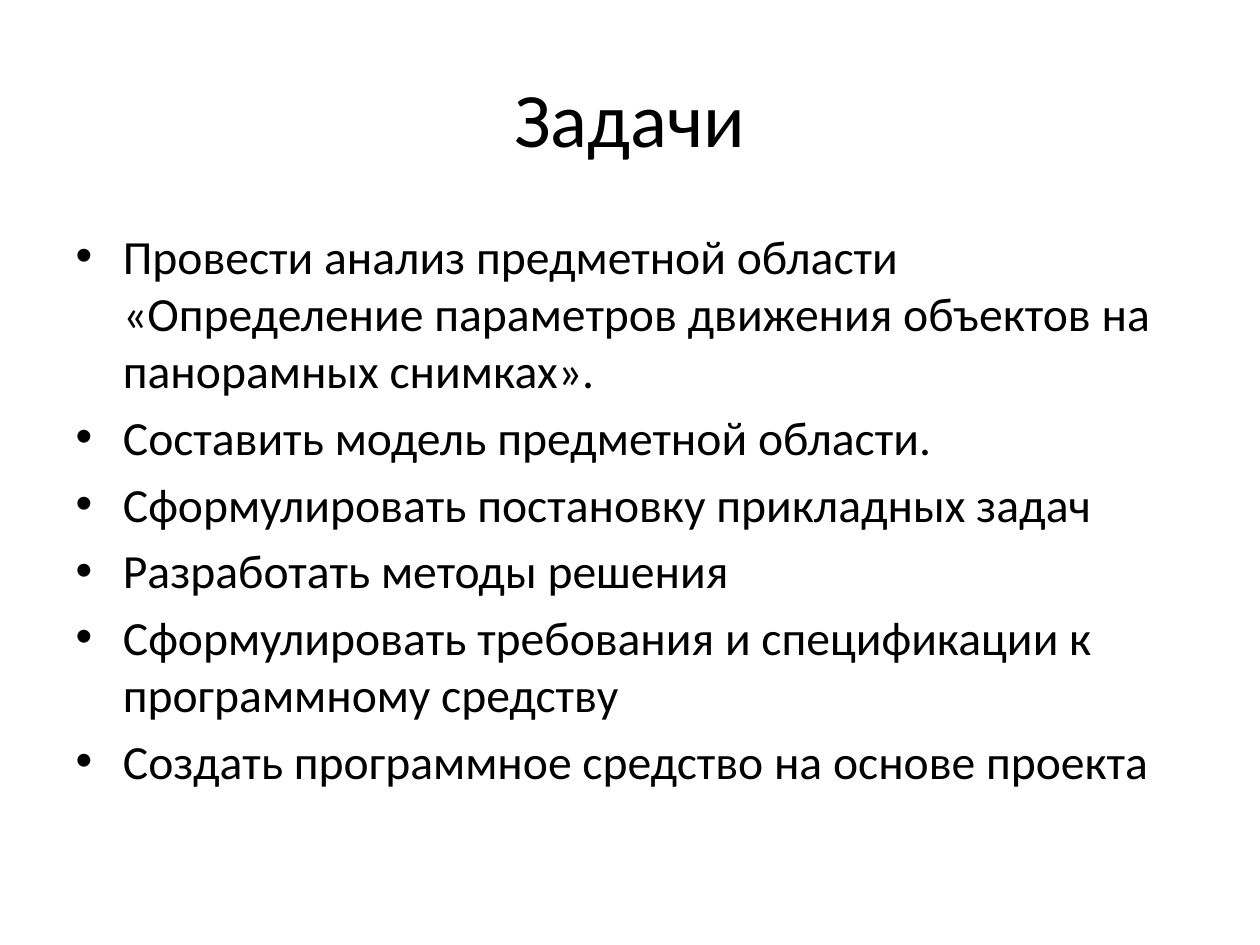
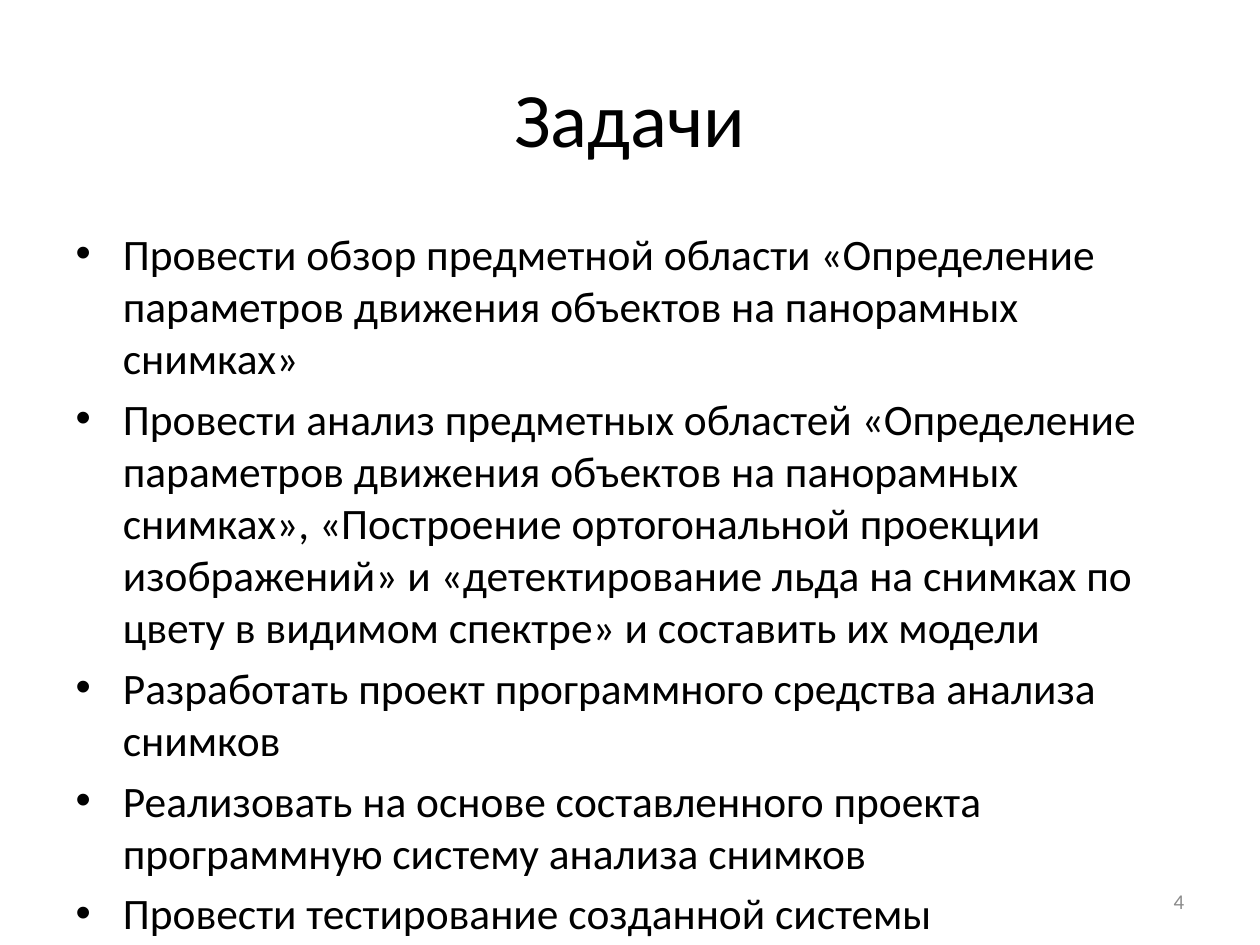
Before and after one commit to NecroArt/Diploma, a slide deck: slide 4 of docs/parts/conference.pptx (slide 3 before the commit). Drawn at 1260x945 pixels with LibreOffice and Linux fonts; fonts in the diff are those of the drawing. Boxes give left, top, right and bottom in pixels: in the first picture for what was removed or moved away, otherwise in the second. Text is boxed around its words. In the diff, an @@ line names an element or a change of style, - is before the commit and + after.

```diff
--- a/docs/parts/conference.pptx
+++ b/docs/parts/conference.pptx
@@ text at bbox=[123, 240, 1136, 936]: text changed; size 27.2 to 24.8 pt @@
-• Провести анализ предметной области «Определение параметров движения объектов на панорамных снимках».
-• Составить модель предметной области.
-• Сформулировать постановку прикладных задач
-• Разработать методы решения
-• Сформулировать требования и спецификации к программному средству
-• Создать программное средство на основе проекта
+• Провести обзор предметной области «Определение параметров движения объектов на панорамных снимках»
+• Провести анализ предметных областей «Определение параметров движения объектов на панорамных снимках», «Построение ортогональной проекции изображений» и «детектирование льда на снимках по цвету в видимом спектре» и составить их модели
+• Разработать проект программного средства анализа снимков
+• Реализовать на основе составленного проекта программную систему анализа снимков
+• Провести тестирование созданной системы
@@ page number added at bbox=[1174, 895, 1185, 909], 12 pt, text #8C8C8C @@
+4
```
Also in this commit, not shown: 8 other slides changed, 7 slides added, 7 other files.
